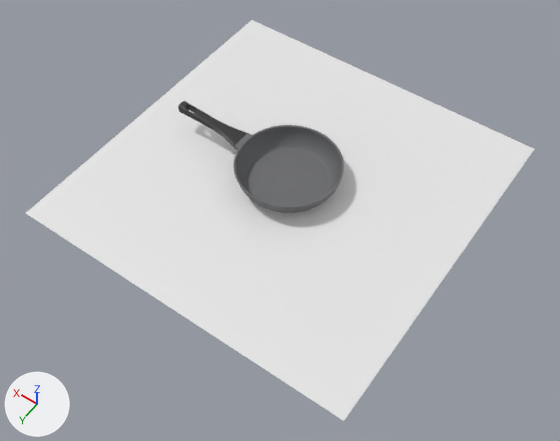
The Blender file blender/gotika_24_oliv-splash.blend as it was, and as the next commit left it.
Rendered twice from a 50 mm lens placed at (-6.71, 9.73, 13.59), pointed at (-0.37, 0.85, -0.36). Lighting does not change. The marker at lower left points along +X, +Y and +Z. The older version comes first.

The older version as bpy lines, for what is in view:
```python
me_gotika_001 = bpy.data.meshes.new('gotika.001')
me_gotika_001.from_pydata(...)  # 5112 vertices, 5146 faces; spans x -12.5..13.5, y -12.5..12.5, z 0.0..5.4
# faces by material slot: [2240, 2266, 240, 400]
me_gotika_001.materials.append(mat_gray_splashes_main)  # grey #6c6d6f
me_gotika_001.materials.append(mat_gray_splashes_main_logo)  # grey #6c6d6f
me_gotika_001.materials.append(mat_bot_circles)  # light grey #d7d7d7
me_gotika_001.materials.append(mat_bot_center_22)  # grey #b0a89b
me_plane = bpy.data.meshes.new('Plane')
me_plane.from_pydata([(-4.22, -4.22, 0.0), (4.22, -4.22, 0.0), (-4.22, 4.22, 0.0), (4.22, 4.22, 0.0)], [], [(0, 1, 3, 2)])
me_plane.materials.append(mat_plane_shadow)  # white #e7e7e7
me_plane_003 = bpy.data.meshes.new('Plane.003')
me_plane_003.from_pydata(...)  # 2428 vertices, 2418 faces; spans x -1.4..17.0, y -2.5..2.5, z -3.1..0.0
me_plane_003.materials.append(mat_handle_wood)  # dark grey #323232
ob_gotika_24 = bpy.data.objects.new('gotika_24', me_gotika_001)
ob_gotika_24.location = (0.0, 0.0, 0.0)
ob_gotika_24.scale = (0.1, 0.1, 0.1)
ob_plane = bpy.data.objects.new('Plane', me_plane)
ob_plane.location = (0.0, 0.0, 0.0)
ob_plane_003 = bpy.data.objects.new('Plane.003', me_plane_003)
ob_plane_003.location = (1.46, 0.0, 0.56)
ob_plane_003.rotation_euler = (0.0, -0.106, 0.0)  # degrees (0, -6.1, 0)
ob_plane_003.scale = (0.1, 0.1, 0.1)
```
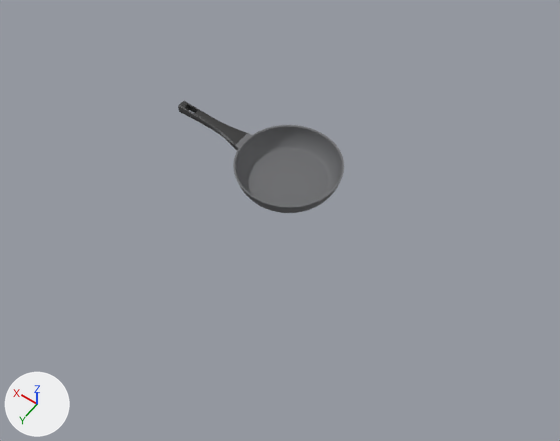
The change, as a diff of the scene's bpy script:
```diff
--- a/blender/gotika_24_oliv-splash.blend.py
+++ b/blender/gotika_24_oliv-splash.blend.py
@@ ob_plane @@
 ob_plane.location = (0.0, 0.0, 0.0)
+ob_plane.hide_viewport = True
```

Pixel boxes (x1, y1, x2, y2) of what changed, in the pictures (560 x 441 px):
'Plane', hidden: before (26, 20, 534, 421)
